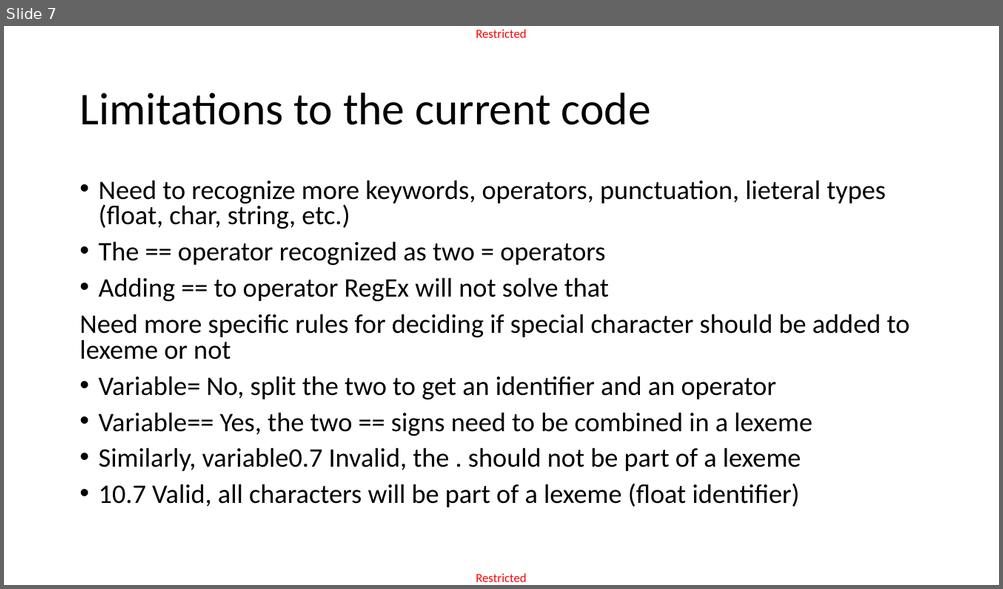
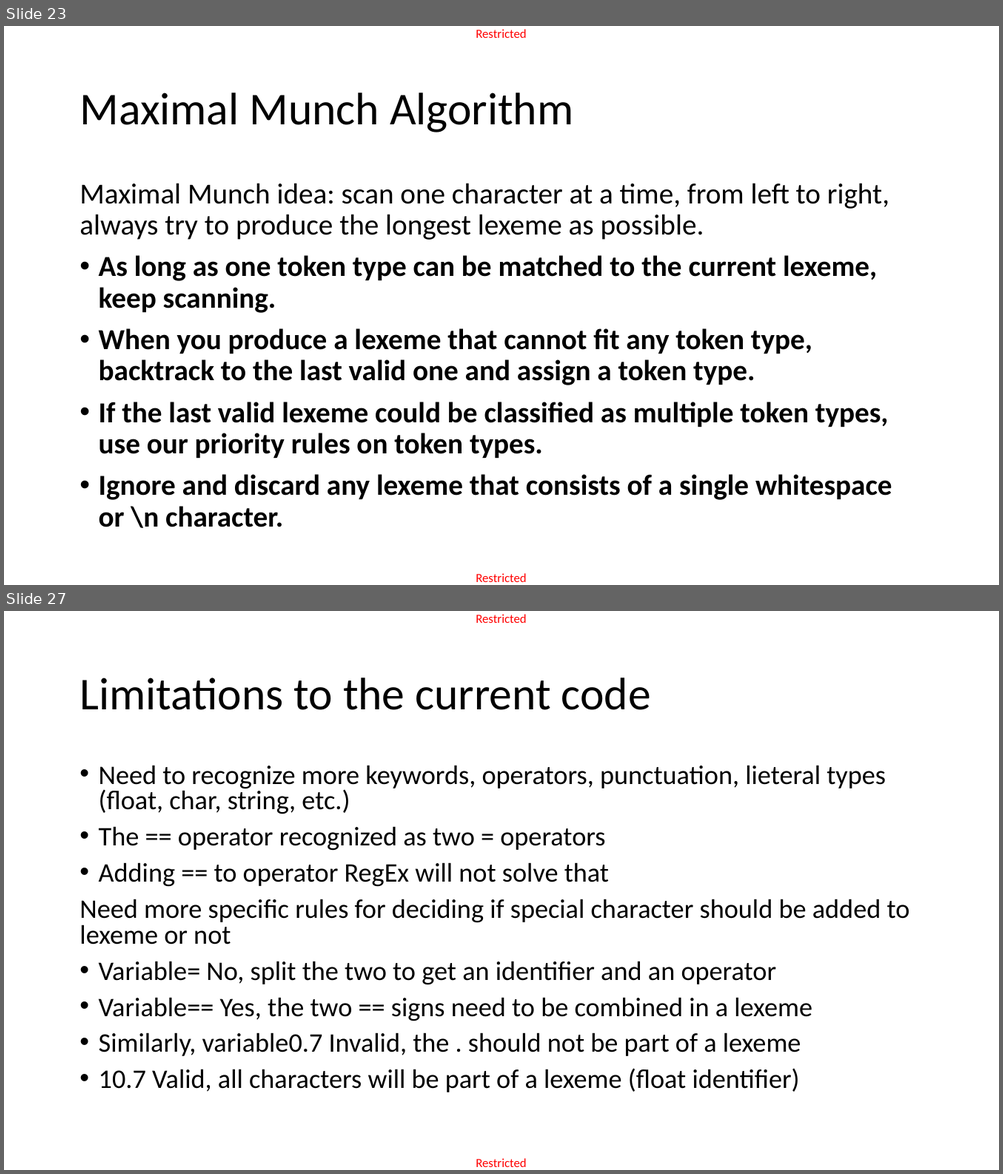
Before and after one commit to matthieudemari/SUTD_PLC_50_051, a slide deck: W10/W10S1/W10S1.pptx. Shown one above the other, each under a label of ours: slide 7 before the commit, slides 23 and 27 after it; the slides between them are not shown. The pictures are 1003x589 and 1003x1174 pixels, drawn with LibreOffice and Linux fonts; fonts in the diff are those of the drawing. Boxes give left, top, right and bottom in pixels: in the first picture for what was removed or moved away, otherwise in the second. Text is boxed around its words. In the diff, an @@ line names an element or a change of style, - is before the commit and + after.

```diff
--- a/W10/W10S1/W10S1.pptx
+++ b/W10/W10S1/W10S1.pptx
@@ slide 23 added at bbox=[4, 26, 999, 585], background #FFFFFF; not listed: 2 template elements that a slide beside it also shows @@
@@ title added at bbox=[79, 93, 573, 133], 44 pt, text #000000 @@
+Maximal Munch Algorithm
@@ text added at bbox=[79, 183, 892, 528], 28 pt, text #000000, bold @@
+Maximal Munch idea: scan one character at a time, from left to right, always try to produce the longest lexeme as possible.
+• As long as one token type can be matched to the current lexeme, keep scanning.
+• When you produce a lexeme that cannot fit any token type, backtrack to the last valid one and assign a token type.
+• If the last valid lexeme could be classified as multiple token types, use our priority rules on token types.
+• Ignore and discard any lexeme that consists of a single whitespace or \n character.
@@ what was slide 7 is now slide 27 @@
```
Also in this commit, not shown: 2 slides changed, 20 other slides added, 1 slide removed, 2 other files.
